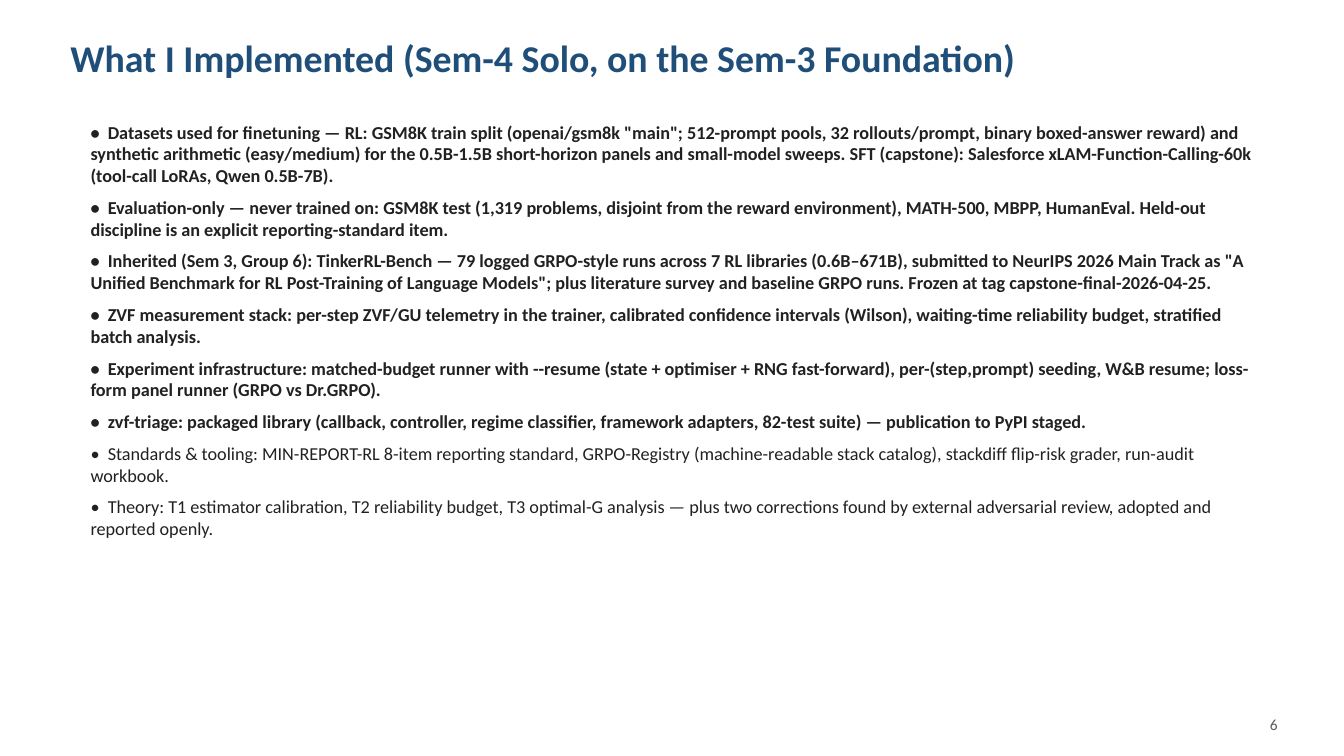
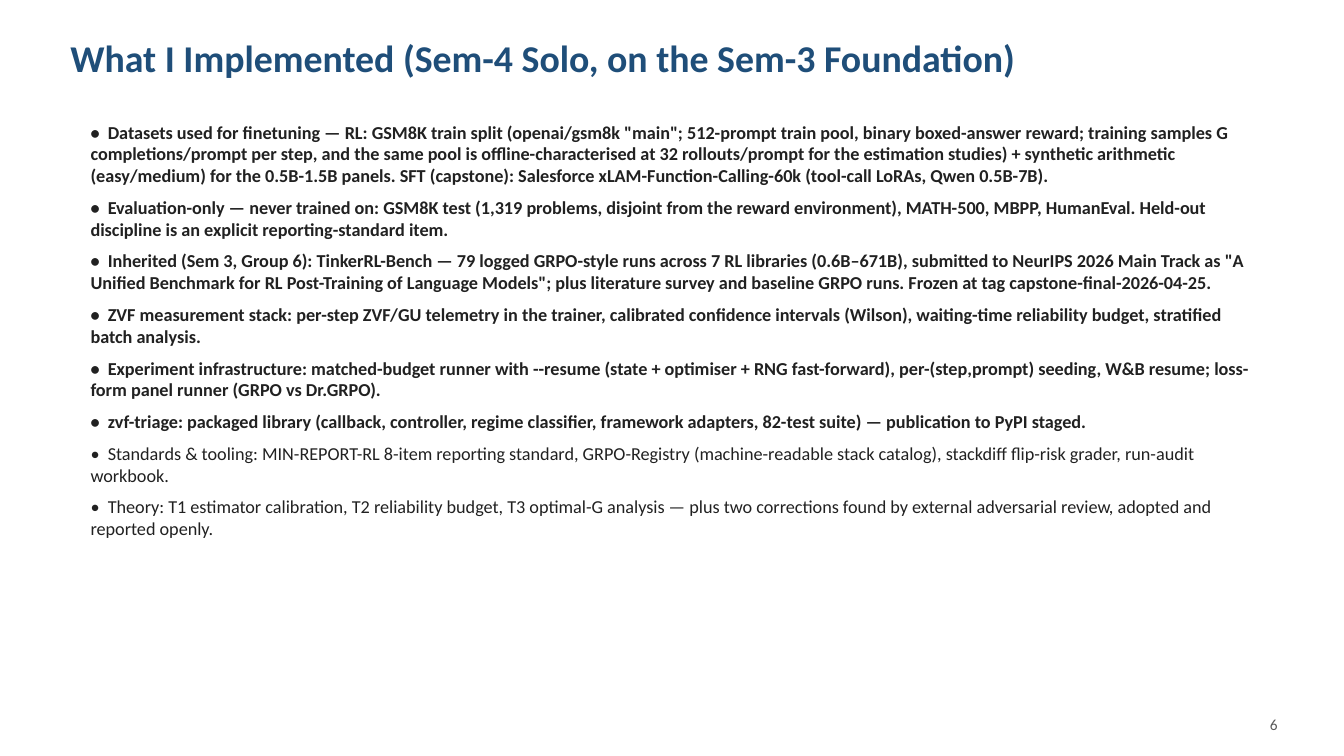
Before and after one commit to arvindcr4/tinker-rl-lab, a slide deck: slide 7 of outputs/PESU_MTech_Phase1_Session1_Review_ArvindCR.pptx. Drawn at 1344x756 pixels with LibreOffice and Linux fonts; fonts in the diff are those of the drawing. Boxes give left, top, right and bottom in pixels: in the first picture for what was removed or moved away, otherwise in the second. Text is boxed around its words. In the diff, an @@ line names an element or a change of style, - is before the commit and + after.

```diff
--- a/outputs/PESU_MTech_Phase1_Session1_Review_ArvindCR.pptx
+++ b/outputs/PESU_MTech_Phase1_Session1_Review_ArvindCR.pptx
@@ text at <box>91,125,1228,185</box>: text changed @@
-• Datasets used for finetuning — RL: GSM8K train split (openai/gsm8k "main"; 512-prompt pools, 32 rollouts/prompt, binary boxed-answer reward) and synthetic arithmetic (easy/medium) for the 0.5B-1.5B short-horizon panels and small-model sweeps. SFT (capstone): Salesforce xLAM-Function-Calling-60k (tool-call LoRAs, Qwen 0.5B-7B).
+• Datasets used for finetuning — RL: GSM8K train split (openai/gsm8k "main"; 512-prompt train pool, binary boxed-answer reward; training samples G completions/prompt per step, and the same pool is offline-characterised at 32 rollouts/prompt for the estimation studies) + synthetic arithmetic (easy/medium) for the 0.5B-1.5B panels. SFT (capstone): Salesforce xLAM-Function-Calling-60k (tool-call LoRAs, Qwen 0.5B-7B).
```
Also in this commit, not shown: 5 other slides changed, 9 other files.
